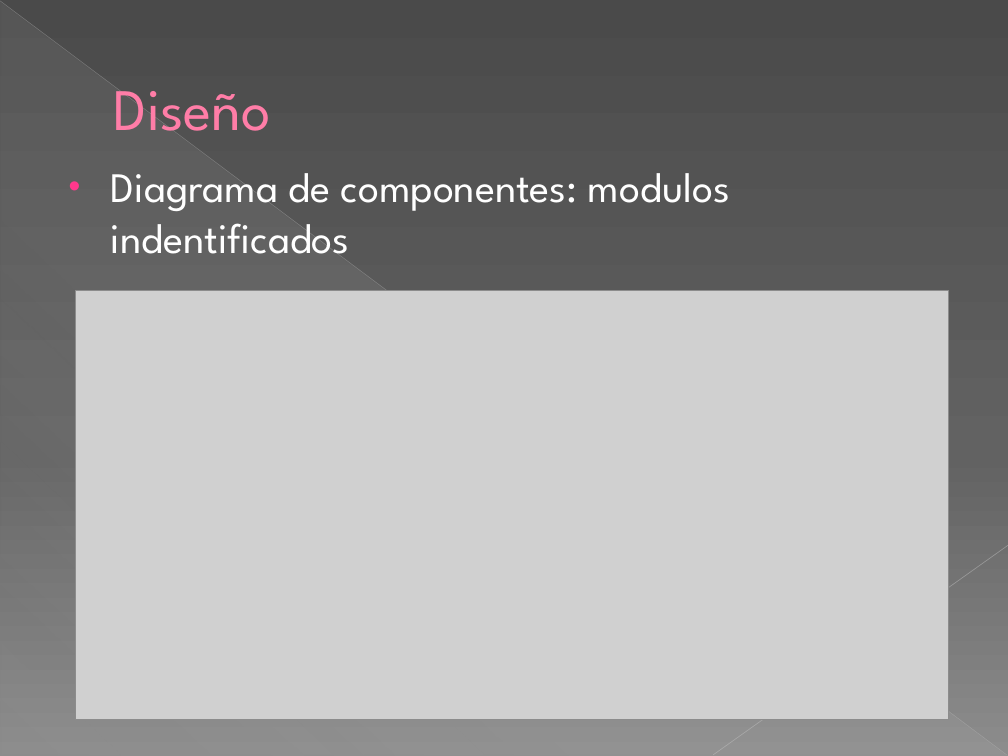
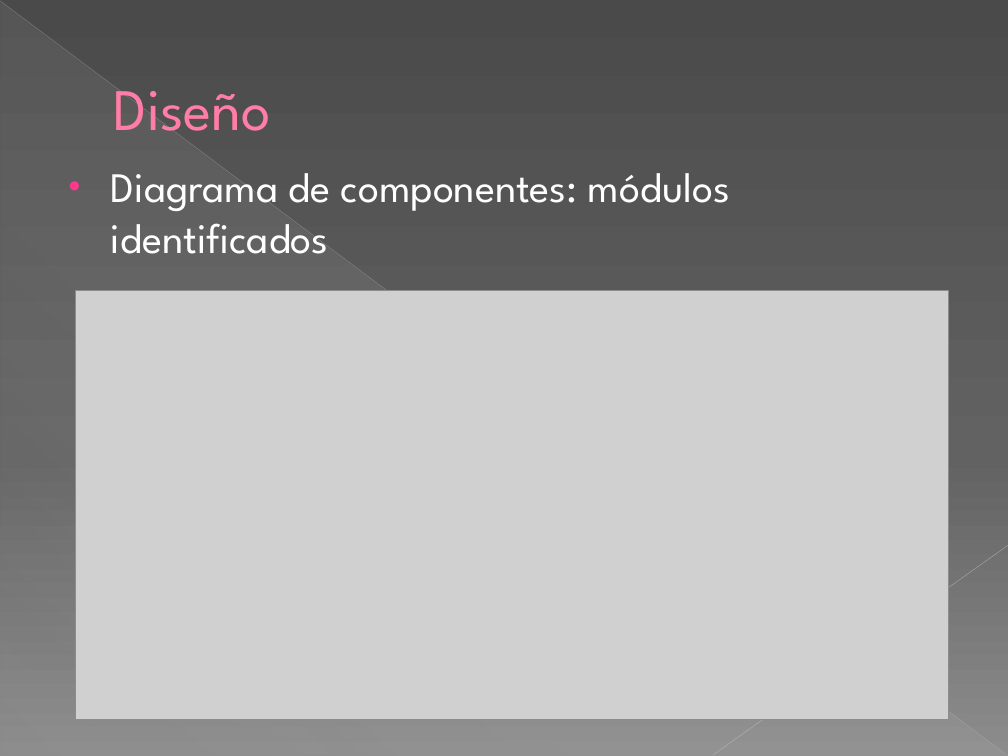
Before and after one commit to francovqz/IngSoft-2017-iSoft, a slide deck: slide 9 of doc/Presentacion.pptx. Drawn at 1008x756 pixels with LibreOffice and Linux fonts; fonts in the diff are those of the drawing; grey boxes stand for pictures. Boxes give left, top, right and bottom in pixels: in the first picture for what was removed or moved away, otherwise in the second. Text is boxed around its words. In the diff, an @@ line names an element or a change of style, - is before the commit and + after.

```diff
--- a/doc/Presentacion.pptx
+++ b/doc/Presentacion.pptx
@@ text at <box>111,173,730,254</box>: text changed @@
-• Diagrama de componentes: modulos indentificados
+• Diagrama de componentes: módulos identificados
```
Also in this commit, not shown: 6 other slides changed, 1 slide added, 1 other file.
